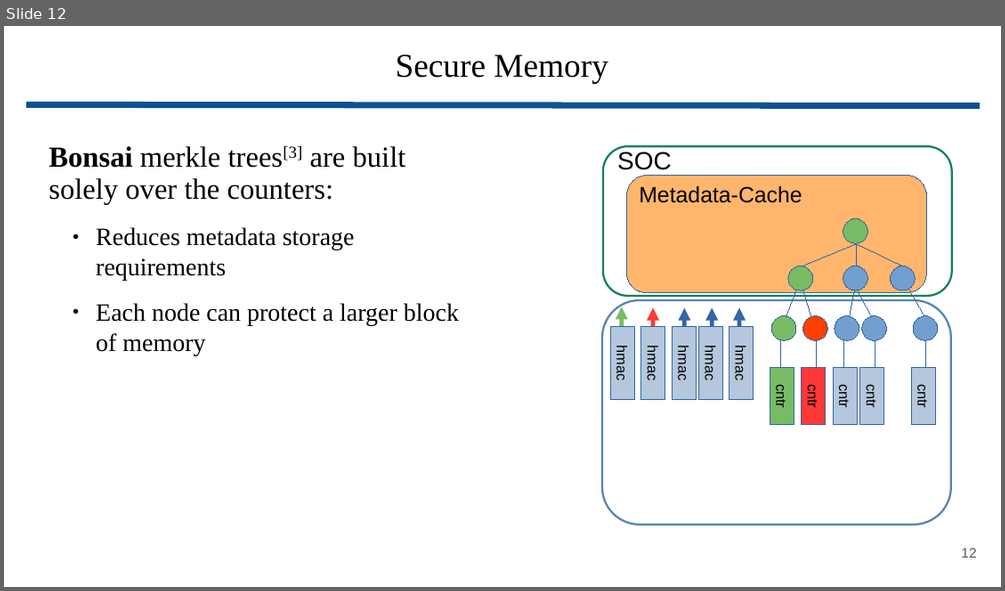
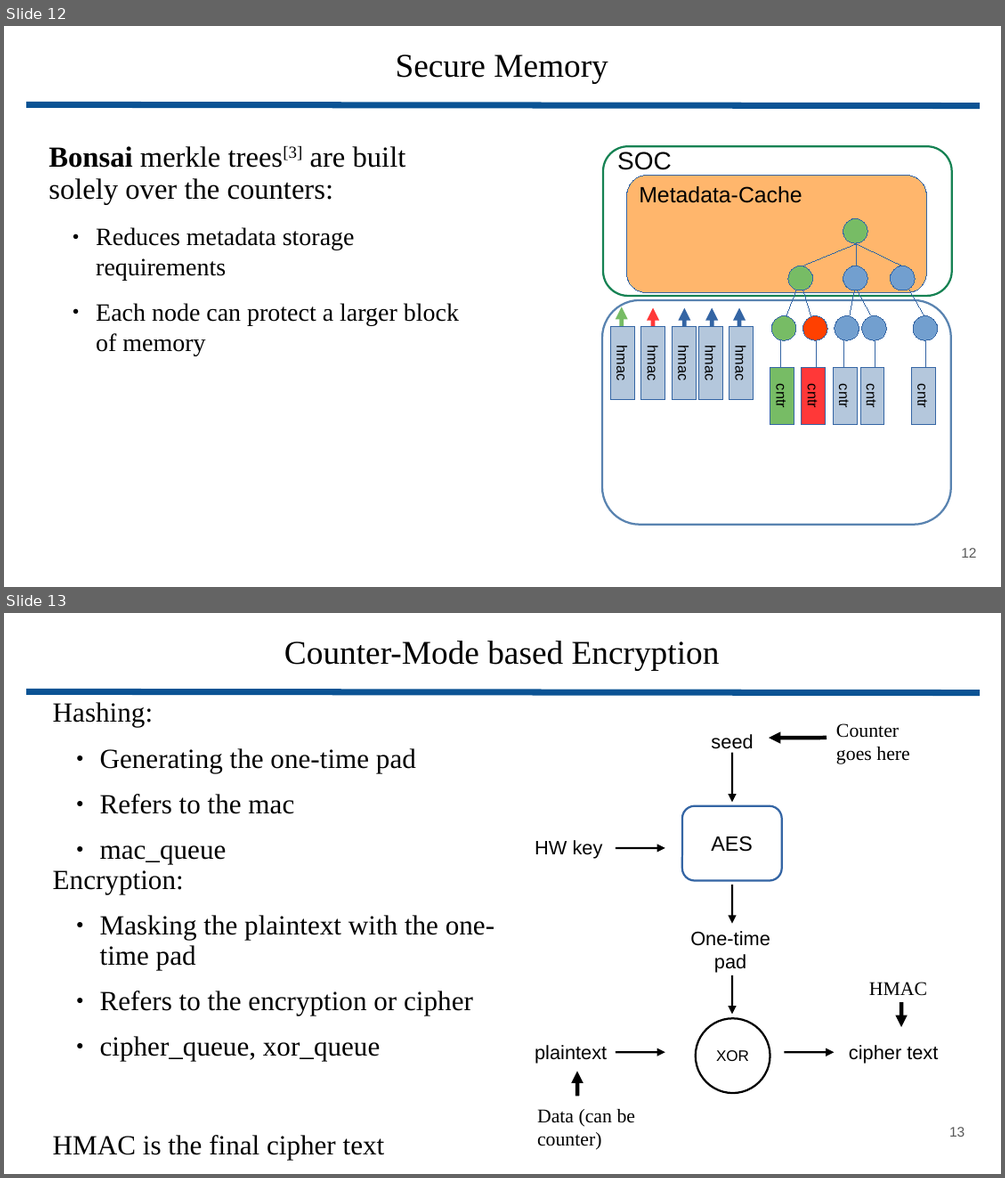
Before and after one commit to wbuziak/grad-research, a slide deck: resources/presentations/update.pptx. Shown one above the other, each under a label of ours: slide 12 before the commit, slides 12 and 13 after it. The pictures are 1005x591 and 1005x1178 pixels, drawn with LibreOffice and Linux fonts; fonts in the diff are those of the drawing. Boxes give left, top, right and bottom in pixels: in the first picture for what was removed or moved away, otherwise in the second. Text is boxed around its words. In the diff, an @@ line names an element or a change of style, - is before the commit and + after.

```diff
--- a/resources/presentations/update.pptx
+++ b/resources/presentations/update.pptx
@@ slide 13 added at bbox=[4, 613, 1001, 1174], background #FFFFFF @@
@@ title added at bbox=[284, 641, 720, 670], 24 pt, text #000000 @@
+Counter-Mode based Encryption
@@ line added from (26, 691) to (979, 693), #0B5394 4.51 pt @@
@@ text added at bbox=[53, 702, 494, 1159], 20 pt, text #000000 @@
+Hashing:
+  ● Generating the one-time pad
+  ● Refers to the mac
+  ● mac_queue
+Encryption:
+  ● Masking the plaintext with the one-time pad
+  ● Refers to the encryption or cipher
+  ● cipher_queue, xor_queue
+HMAC is the final cipher text
@@ text added at bbox=[711, 734, 752, 753], 14 pt, text #000000 @@
+seed
@@ arrow added from (826, 738) to (769, 738), #000000 2.89 pt @@
@@ text added at bbox=[836, 723, 909, 764], 14 pt, text #000000 @@
+Counter goes here
@@ arrow added from (732, 753) to (732, 803), #000000 1.45 pt @@
@@ rounded rectangle added at bbox=[682, 806, 782, 881], outline #3465A4 1.45 pt, 15 pt, text #000000 @@
+AES
@@ text added at bbox=[534, 840, 603, 859], 14 pt, text #000000 @@
+HW key
@@ arrow added from (615, 848) to (665, 848), #000000 1.45 pt @@
@@ arrow added from (732, 884) to (732, 923), #000000 1.45 pt @@
@@ text added at bbox=[690, 931, 770, 973], 14 pt, text #000000 @@
+One-time pad
@@ arrow added from (732, 975) to (732, 1013), #000000 1.45 pt @@
@@ text added at bbox=[869, 981, 927, 996], 14 pt, text #000000 @@
+HMAC
@@ arrow added from (901, 1002) to (901, 1027), #000000 2.89 pt @@
@@ ellipse added at bbox=[696, 1018, 770, 1093], fill #FFFFFF, outline #000000 1.45 pt, 11 pt, text #000000 @@
+XOR
@@ text added at bbox=[534, 1045, 607, 1063], 14 pt, text #000000 @@
+plaintext
@@ arrow added from (615, 1052) to (665, 1052), #000000 1.45 pt @@
@@ arrow added from (784, 1052) to (833, 1052), #000000 1.45 pt @@
@@ text added at bbox=[849, 1045, 938, 1063], 14 pt, text #000000 @@
+cipher text
@@ arrow added from (577, 1095) to (577, 1070), #000000 2.89 pt @@
@@ text added at bbox=[537, 1109, 636, 1150], 14 pt, text #000000 @@
+Data (can be counter)
@@ page number added at bbox=[949, 1127, 964, 1136], 10 pt, text #595959 @@
+13
```
Also in this commit, not shown: 3 slides changed, 3 other files.
